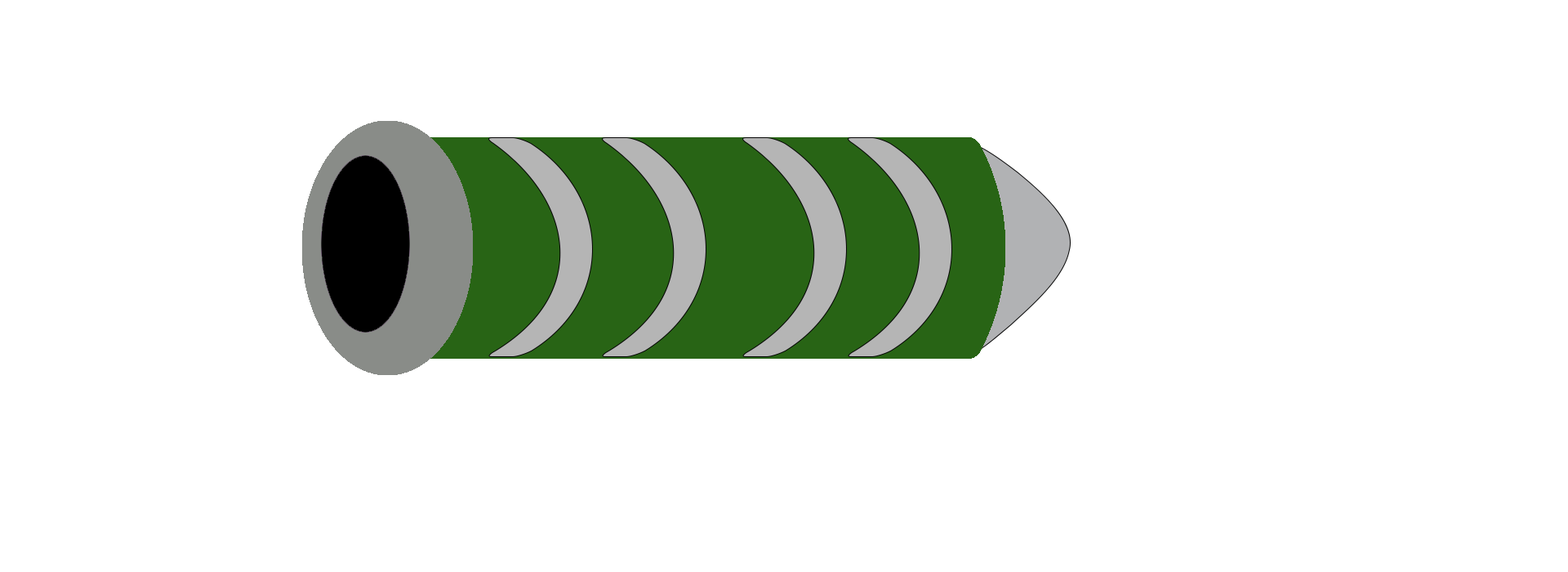
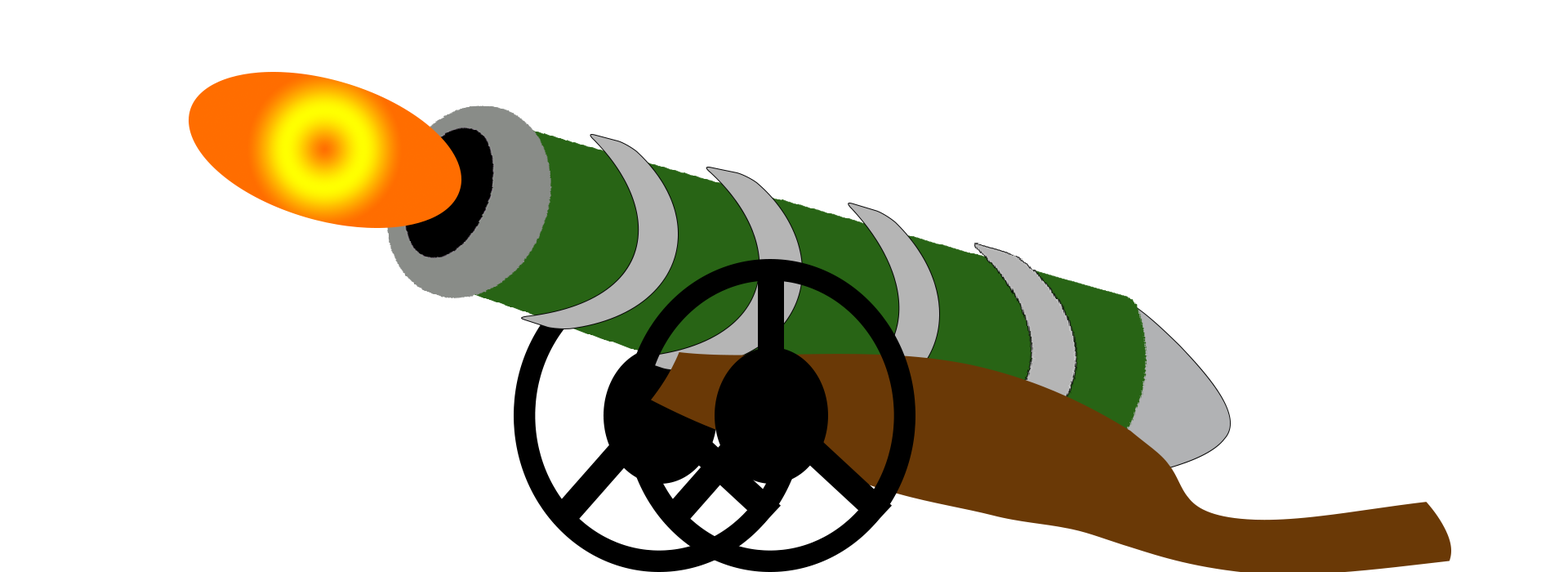
Before/after of a 1568×572 layered artwork. What changed in the layer stack:
added group "戰車" with 22 layers over (188, 71, 1452, 572)
added group "輪子" with 5 layers in group "戰車" over (624, 258, 916, 572)
added layer "橢圓 4" (1st of 2, in "戰車" › "輪子") in group "輪子" over (714, 347, 829, 484)
added layer "橢圓 3" (1st of 2, in "戰車" › "輪子") in group "輪子" over (624, 258, 916, 572)
added layer "矩形 1 拷貝" (1st of 2, in "戰車" › "輪子") in group "輪子" over (659, 419, 762, 532)
added layer "矩形 1 拷貝 2" (1st of 2, in "戰車" › "輪子") in group "輪子" over (781, 419, 892, 525)
added layer "矩形 1" (1st of 2, in "戰車" › "輪子") in group "輪子" over (757, 266, 784, 392)
added group "砲" with 9 layers in group "戰車" over (188, 71, 1452, 572)
added layer "矩形 2" in group "砲" over (650, 351, 1452, 572)
added layer "橢圓 2" in group "砲" over (188, 71, 462, 228)
moved "圓角矩形 2" into group "砲", painted on it over (488, 133, 679, 357)
moved "形狀 1" into group "砲", painted on it over (302, 105, 553, 375)
moved "圓角矩形 2 拷貝" into group "砲", painted on it over (601, 137, 803, 371)
moved "圓角矩形 2 拷貝 3" into group "砲", painted on it over (847, 137, 1079, 455)
moved "圓角矩形 2 拷貝 2" into group "砲", painted on it over (742, 137, 940, 411)
moved "圓角矩形 1" into group "砲", painted on it over (407, 125, 1149, 495)
moved "橢圓 1" into group "砲", painted on it over (899, 141, 1231, 490)
added group "輪子 拷貝" with 5 layers in group "戰車" over (513, 258, 805, 572)
added layer "橢圓 4" (2nd of 2, in "戰車" › "輪子 拷貝") in group "輪子 拷貝" over (603, 347, 718, 484)
added layer "橢圓 3" (2nd of 2, in "戰車" › "輪子 拷貝") in group "輪子 拷貝" over (513, 258, 805, 572)
added layer "矩形 1 拷貝" (2nd of 2, in "戰車" › "輪子 拷貝") in group "輪子 拷貝" over (547, 419, 651, 532)
added layer "矩形 1 拷貝 2" (2nd of 2, in "戰車" › "輪子 拷貝") in group "輪子 拷貝" over (670, 419, 781, 525)
added layer "矩形 1" (2nd of 2, in "戰車" › "輪子 拷貝") in group "輪子 拷貝" over (646, 266, 673, 392)
